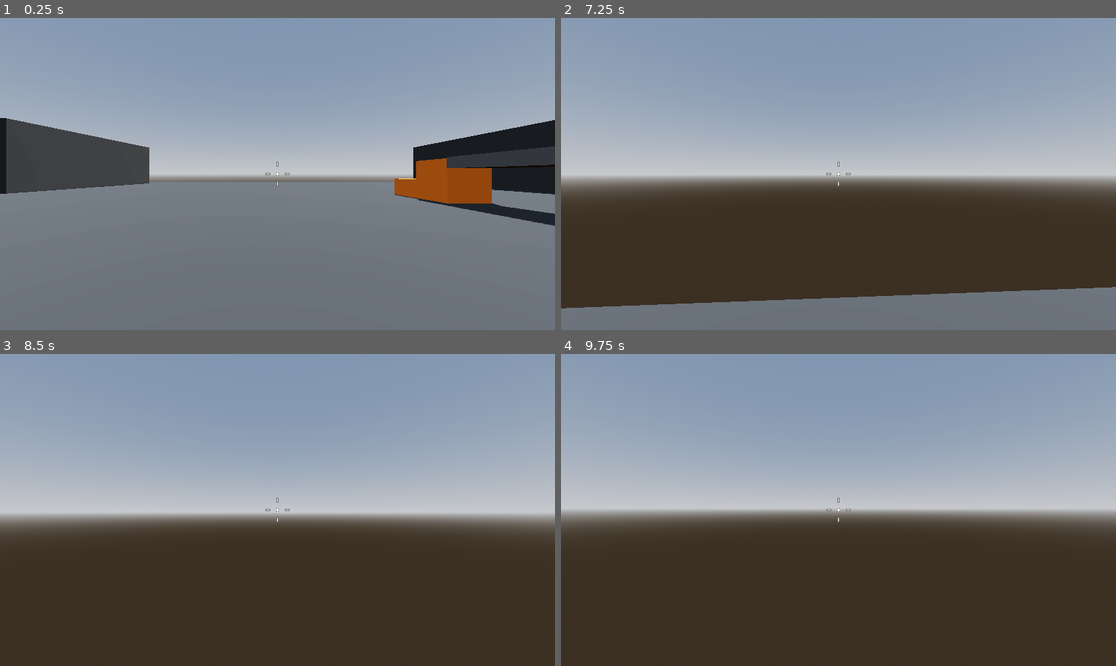
Above: before the commit, frames 1-4 (two rows, left to right).
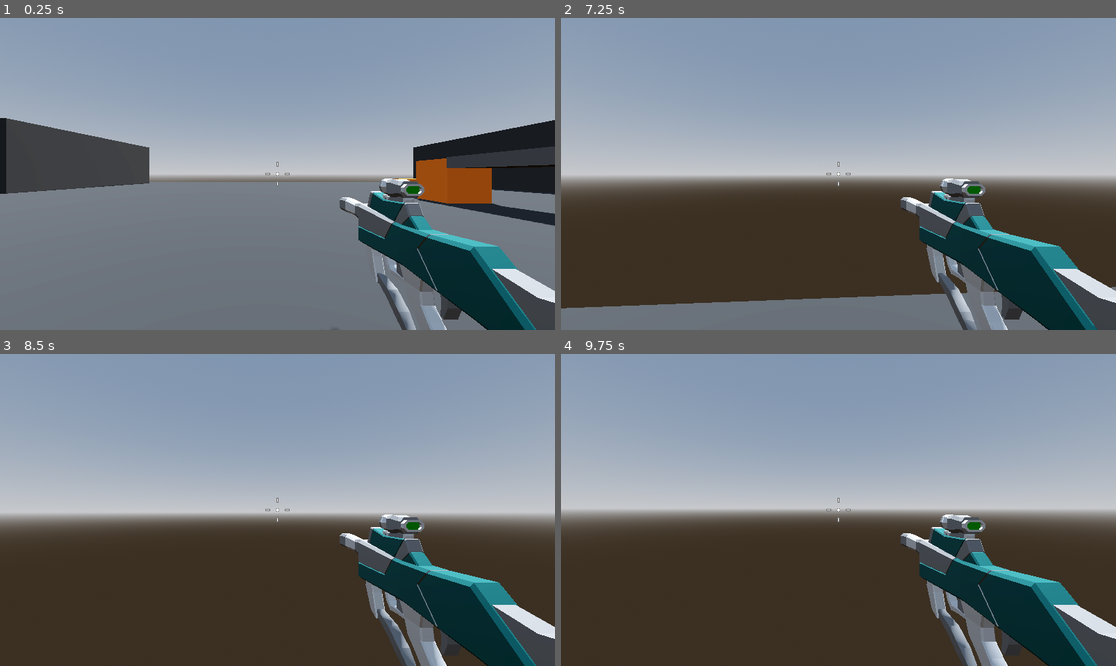
Above: after the commit, the same moments.

Repository: DapperMongoose/RoboRampage
Game: Godot game, scene res://Levels/SandBox.tscn
The game is run twice, just before and just after one commit, with the same random seed, the same clock (stepped at 60 frames per second) and the same inputs.
Inputs (mouse positions are in pixels of both pictures, inside the frame that each line leads up to):
- Up to frame 1 (0.25 s): no input
- Up to frame 2 (7.25 s): tap Enter at 0.5 s; move the mouse to (866, 174) at 0.52 s; press the mouse at (866, 174) at 0.53 s; hold W (move_forward) 0.53-5.78 s; tap Space (jump) at 0.77, 1.52, 3.02, 3.77, 4.52, 6.02, 6.77 s; move the mouse to (810, 174) at 1.27 s; release the mouse at (810, 174) at 1.28 s; click (810, 174) at 1.35 s; move the mouse to (849, 167) at 2.02 s; press the mouse at (849, 167) at 2.03 s; move the mouse to (832, 180) at 2.77 s; release the mouse at (832, 180) at 2.78 s; click (832, 180) at 2.85 s; move the mouse to (877, 177) at 3.52 s; press the mouse at (877, 177) at 3.53 s; move the mouse to (794, 170) at 4.27 s; release the mouse at (794, 170) at 4.28 s; click (794, 170) at 4.35 s; move the mouse to (844, 174) at 5.02 s; press the mouse at (844, 174) at 5.03 s; move the mouse to (816, 167) at 5.77 s; release the mouse at (816, 167) at 5.78 s; hold D (move_right) 5.78-6.53 s; click (816, 167) at 5.85 s; move the mouse to (866, 174) at 6.52 s; press the mouse at (866, 174) at 6.53 s; hold W (move_forward) from 6.53 s (still down)
- Up to frame 3 (8.5 s): keep holding W (move_forward); move the mouse to (249, 510) at 7.27 s; release the mouse at (249, 510) at 7.28 s; click (249, 510) at 7.35 s; tap Space (jump) at 7.52 s; move the mouse to (288, 503) at 8.02 s; press the mouse at (288, 503) at 8.03 s
- Up to frame 4 (9.75 s): move the mouse to (832, 516) at 8.77 s; release W (move_forward) at 8.78 s; release the mouse at (832, 516) at 8.78 s; hold A (move_left) 8.78-9.53 s; click (832, 516) at 8.85 s; tap Space (jump) at 9.02 s; move the mouse to (877, 513) at 9.52 s; press the mouse at (877, 513) at 9.53 s; hold W (move_forward) from 9.53 s (still down)

The runs differ from the first frame. In frame 1, 8.8% of the frame differs, in the area x 60-100%, y 51-100%; in frame 2, 9.3%; in frame 3, 9.6%; in frame 4, 9.6%, in the area x 61-100%, y 51-100%.

Commit message:
completed arming the player lesson

Diff:
--- a/Player/player.tscn
+++ b/Player/player.tscn
@@ -1,7 +1,8 @@
-[gd_scene load_steps=6 format=3 uid="uid://b0x7v1u8v3cfn"]
+[gd_scene load_steps=7 format=3 uid="uid://b0x7v1u8v3cfn"]
 
 [ext_resource type="Script" path="res://Player/player.gd" id="1_pmnxo"]
 [ext_resource type="Script" path="res://Player/SmoothCamera.gd" id="2_u1o6p"]
+[ext_resource type="PackedScene" uid="uid://b27qirvnl6y6t" path="res://Weapons/SMG.tscn" id="3_4w7p2"]
 [ext_resource type="Script" path="res://Player/Crosshair.gd" id="3_j0dvd"]
 
 [sub_resource type="CapsuleMesh" id="CapsuleMesh_xmg1t"]
@@ -24,6 +25,8 @@
 top_level = true
 script = ExtResource("2_u1o6p")
 
+[node name="SMG" parent="CameraPivot/SmoothCamera" instance=ExtResource("3_4w7p2")]
+
 [node name="CenterContainer" type="CenterContainer" parent="."]
 anchors_preset = 15
 anchor_right = 1.0
--- /dev/null
+++ b/Weapons/SMG.tscn
@@ -0,0 +1,9 @@
+[gd_scene load_steps=3 format=3 uid="uid://b27qirvnl6y6t"]
+
+[ext_resource type="PackedScene" uid="uid://b0065o4wrmdv1" path="res://Weapons/hitscan_weapon.tscn" id="1_t01wr"]
+[ext_resource type="PackedScene" uid="uid://o08nyhlql7m" path="res://Weapons/SMG.glb" id="2_mtmfh"]
+
+[node name="SMG" instance=ExtResource("1_t01wr")]
+
+[node name="SMG" parent="." index="1" instance=ExtResource("2_mtmfh")]
+transform = Transform3D(1, 0, 0, 0, 1, 0, 0, 0, 1, 0.7, -0.35, -1)
--- /dev/null
+++ b/Weapons/hitscan_weapon.gd
@@ -0,0 +1,13 @@
+extends Node3D
+
+@onready var cooldown_timer: Timer = $CooldownTimer
+
+@export var fire_rate := 14.0
+
+
+# Called every frame. 'delta' is the elapsed time since the previous frame.
+func _process(delta: float) -> void:
+	if Input.is_action_pressed("fire"):
+		if cooldown_timer.is_stopped():
+			cooldown_timer.start(1.0 / fire_rate)
+			print("weapon fired!")
--- /dev/null
+++ b/Weapons/hitscan_weapon.tscn
@@ -0,0 +1,9 @@
+[gd_scene load_steps=2 format=3 uid="uid://b0065o4wrmdv1"]
+
+[ext_resource type="Script" path="res://Weapons/hitscan_weapon.gd" id="1_jveck"]
+
+[node name="HitscanWeapon" type="Node3D"]
+script = ExtResource("1_jveck")
+
+[node name="CooldownTimer" type="Timer" parent="."]
+one_shot = true
--- a/project.godot
+++ b/project.godot
@@ -42,3 +42,8 @@
 "events": [Object(InputEventKey,"resource_local_to_scene":false,"resource_name":"","device":-1,"window_id":0,"alt_pressed":false,"shift_pressed":false,"ctrl_pressed":false,"meta_pressed":false,"pressed":false,"keycode":0,"physical_keycode":32,"key_label":0,"unicode":32,"echo":false,"script":null)
 ]
 }
+fire={
+"deadzone": 0.5,
+"events": [Object(InputEventMouseButton,"resource_local_to_scene":false,"resource_name":"","device":-1,"window_id":0,"alt_pressed":false,"shift_pressed":false,"ctrl_pressed":false,"meta_pressed":false,"button_mask":1,"position":Vector2(201, 12),"global_position":Vector2(205, 53),"factor":1.0,"button_index":1,"canceled":false,"pressed":true,"double_click":false,"script":null)
+]
+}
Binary file added: Weapons/SMG.glb
Not shown, added: Weapons/SMG.glb.import
Binary file added: Weapons/SMG_Palette-Colour.png
Not shown, added: Weapons/SMG_Palette-Colour.png.import
